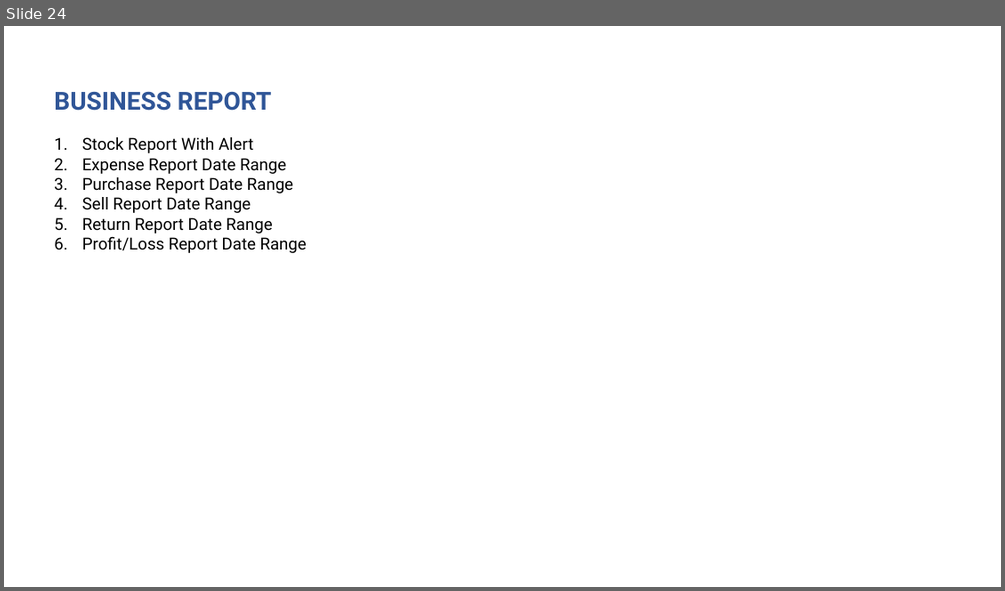
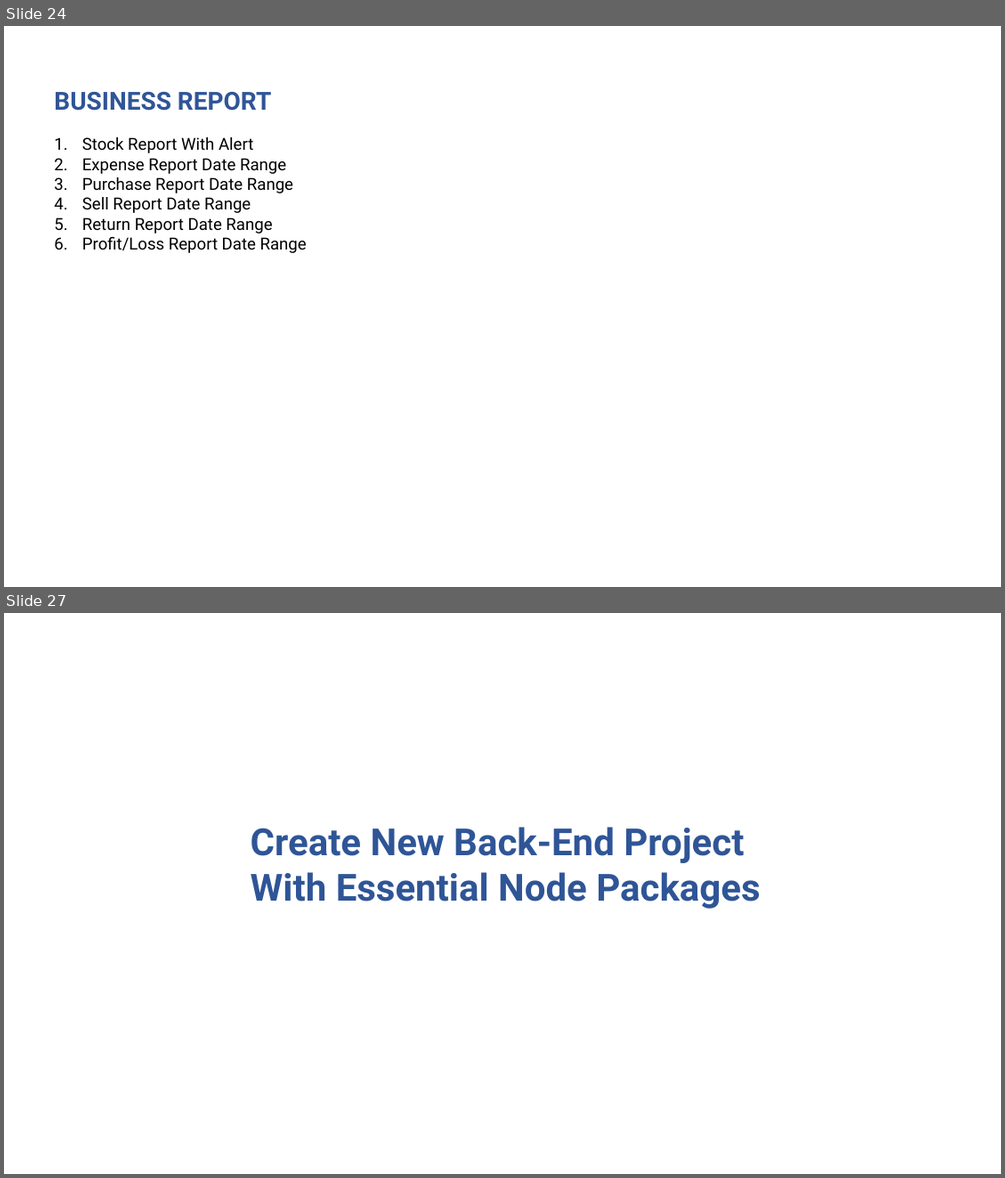
Before and after one commit to rupomsoft/MERN-STACK-Series, a slide deck: Inventory/PPT.pptx. Shown one above the other, each under a label of ours: slide 24 before the commit, slides 24 and 27 after it; the slides between them are not shown. The pictures are 1005x591 and 1005x1178 pixels, drawn with LibreOffice and Linux fonts; fonts in the diff are those of the drawing. Boxes give left, top, right and bottom in pixels: in the first picture for what was removed or moved away, otherwise in the second. Text is boxed around its words. In the diff, an @@ line names an element or a change of style, - is before the commit and + after.

Commit message:
ppt
ppt

```diff
--- a/Inventory/PPT.pptx
+++ b/Inventory/PPT.pptx
@@ slide 27 added at [4, 613, 1001, 1174], background #FFFFFF @@
@@ text added at [251, 827, 760, 908], 36 pt, text #2F5597, bold @@
+Create New Back-End Project
+With Essential Node Packages
```
Also in this commit, not shown: 5 other slides added, 1 other file.
